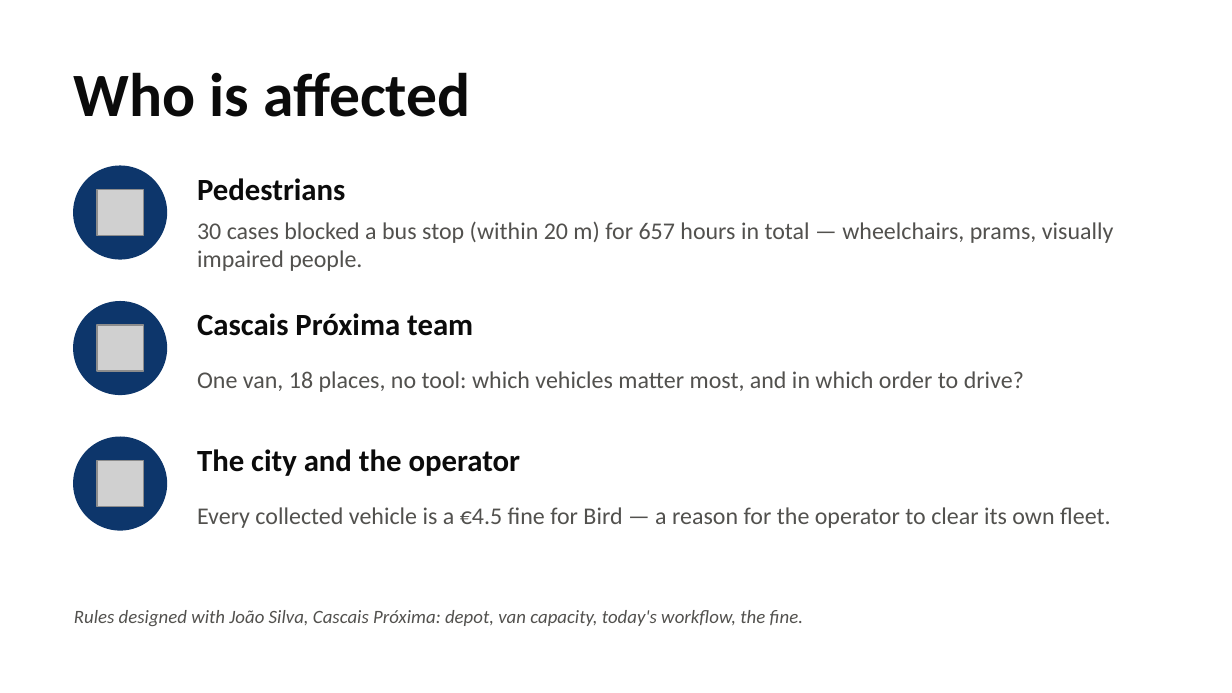
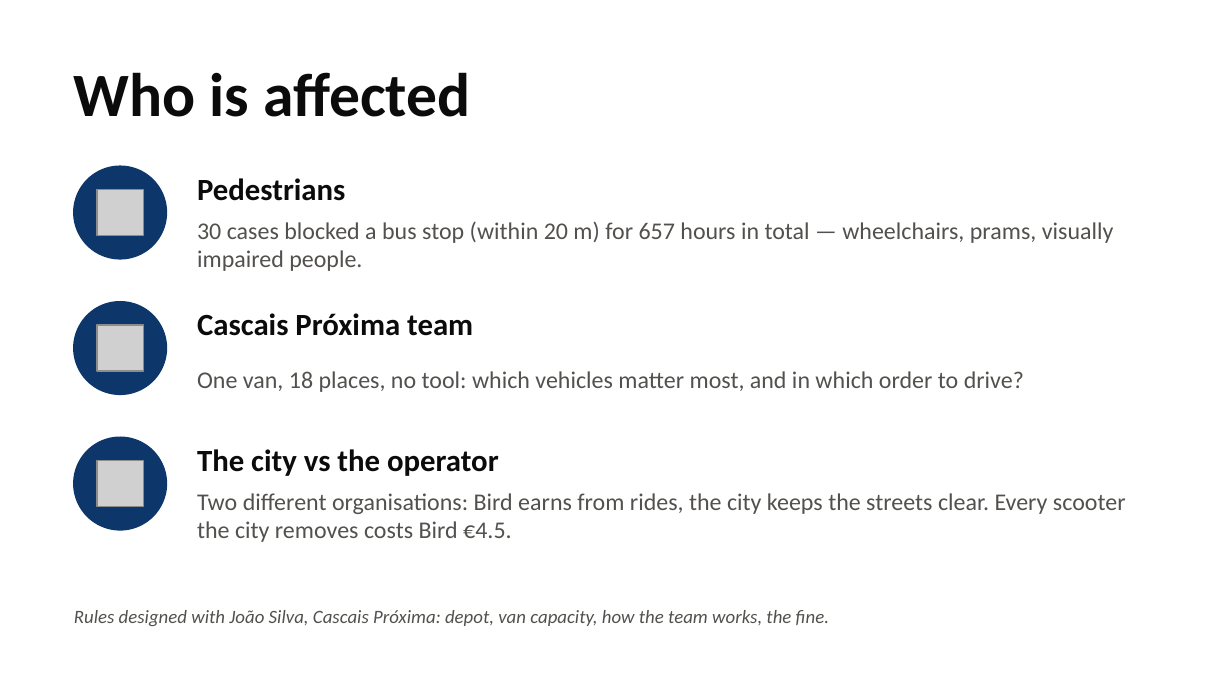
Before and after one commit to Artem-Tkachev/cascais-sweep, a slide deck: slide 3 of presentation/Cascais_Sweep.pptx. Drawn at 1232x693 pixels with LibreOffice and Linux fonts; fonts in the diff are those of the drawing; grey boxes stand for pictures. Boxes give left, top, right and bottom in pixels: in the first picture for what was removed or moved away, otherwise in the second. Text is boxed around its words. In the diff, an @@ line names an element or a change of style, - is before the commit and + after.

Commit message:
feat: update README and presentation materials with new data and insights; enhance live.js and collection.js for better vehicle tracking and display

```diff
--- a/presentation/Cascais_Sweep.pptx
+++ b/presentation/Cascais_Sweep.pptx
@@ text at bbox=[197, 449, 499, 476]: text changed @@
-The city and the operator
+The city vs the operator
@@ text at bbox=[197, 493, 1126, 542]: text changed @@
-Every collected vehicle is a €4.5 fine for Bird — a reason for the operator to clear its own fleet.
+Two different organisations: Bird earns from rides, the city keeps the streets clear. Every scooter the city removes costs Bird €4.5.
@@ text at bbox=[74, 610, 829, 626]: text changed @@
-Rules designed with João Silva, Cascais Próxima: depot, van capacity, today's workflow, the fine.
+Rules designed with João Silva, Cascais Próxima: depot, van capacity, how the team works, the fine.
```
Also in this commit, not shown: 2 other slides changed, 5 other files.
